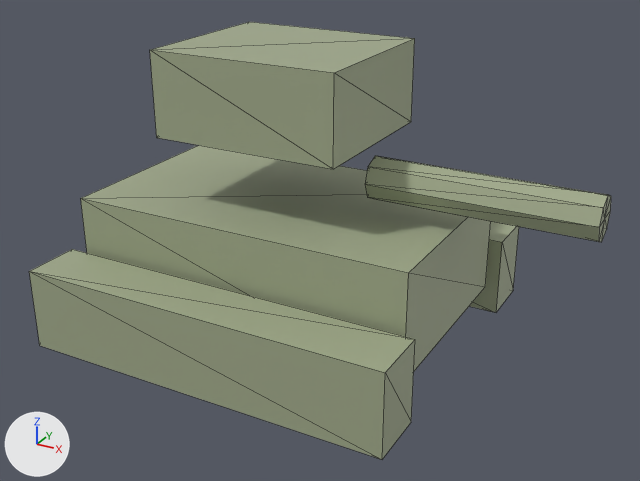
Renders of the glTF model public/studio/v2.15.0/d_tank/model.glb from each side of a commit.
Rendered twice from a 50 mm camera at (3.64, -6.06, 3.83) aimed at (0.42, -0.2, 0.9). Every picture has the same lights, and +X, +Y and +Z are marked at lower left. The picture after the commit comes second. Mesh edges are drawn as thin lines. Where no turn or scale is listed for an object, it has been applied to the vertices.

In view in the first picture: 'part0', 'part1', 'part2', 'part3', 'part4'.
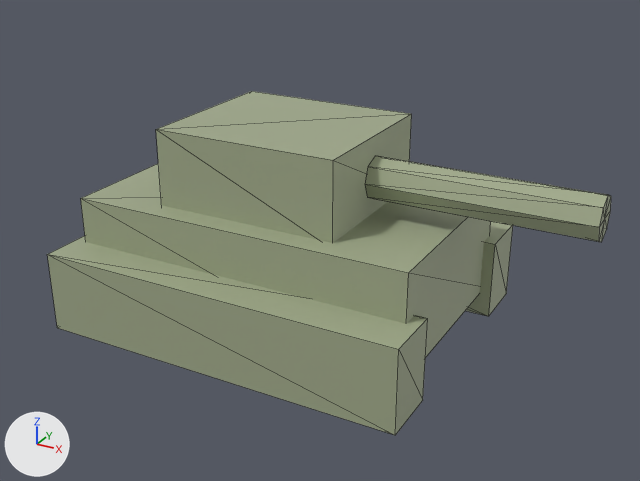
The change in detail:
me_geometry_1 is used by ob_part1; location (0.0, 0.0, 0.0).
me_geometry_1 had 8 vertices, 12 faces and spanned x -0.8..0.8, y -0.7..0.7, z 1.73..2.43.
me_geometry_1 now has 8 vertices, 12 faces and spans x -0.8..0.8, y -0.7..0.7, z 1.1..1.8.
me_geometry_1 part 1: the whole mesh is moved by (0.0, 0.0, -0.63).
me_geometry_4 is used by ob_part4; location (0.0, 0.0, 0.0).
me_geometry_4 had 8 vertices, 12 faces and spanned x -1.6..1.6, y -1.47..-0.97, z -0.01..0.69.
me_geometry_4 now has 8 vertices, 12 faces and spans x -1.6..1.6, y -1.25..-0.75, z 0.05..0.75.
me_geometry_4 part 2: the whole mesh is moved by (0.0, 0.22, 0.06).

Pixel boxes [x1, y1, x2, y2] of what changed, in the pictures (640 x 481 px):
'part4', moved: before [29, 249, 415, 459]; after [47, 236, 427, 435]
'part1', moved: before [150, 22, 415, 169]; after [156, 91, 411, 243]
